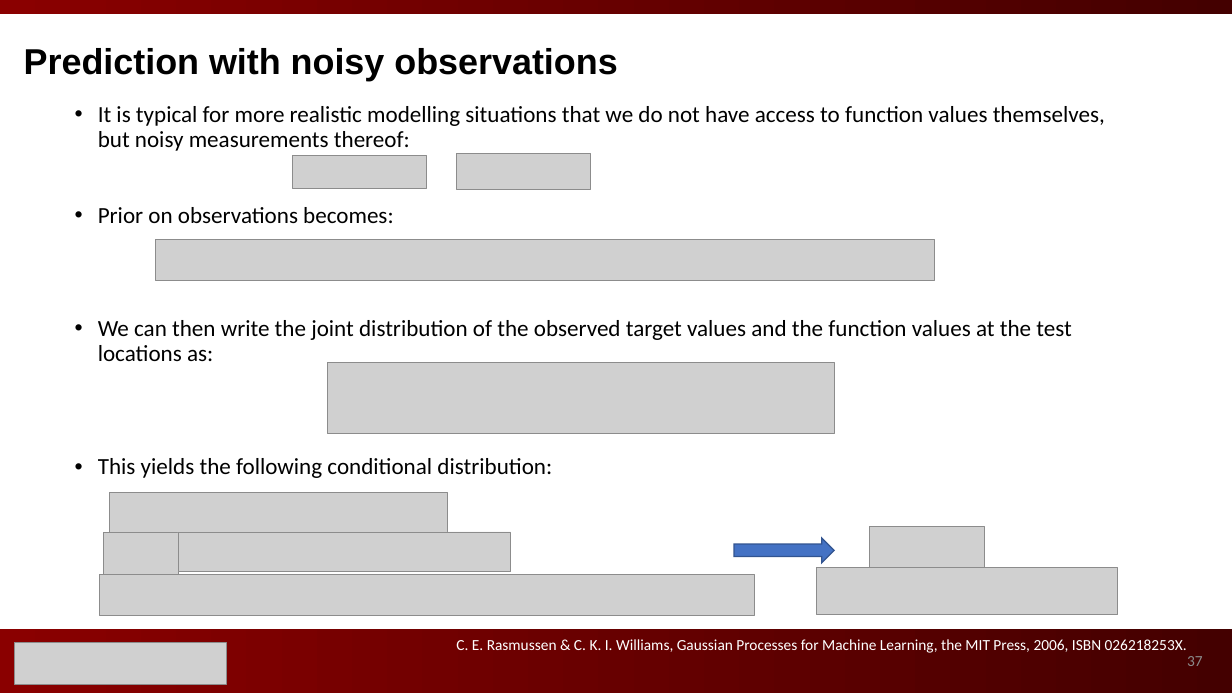
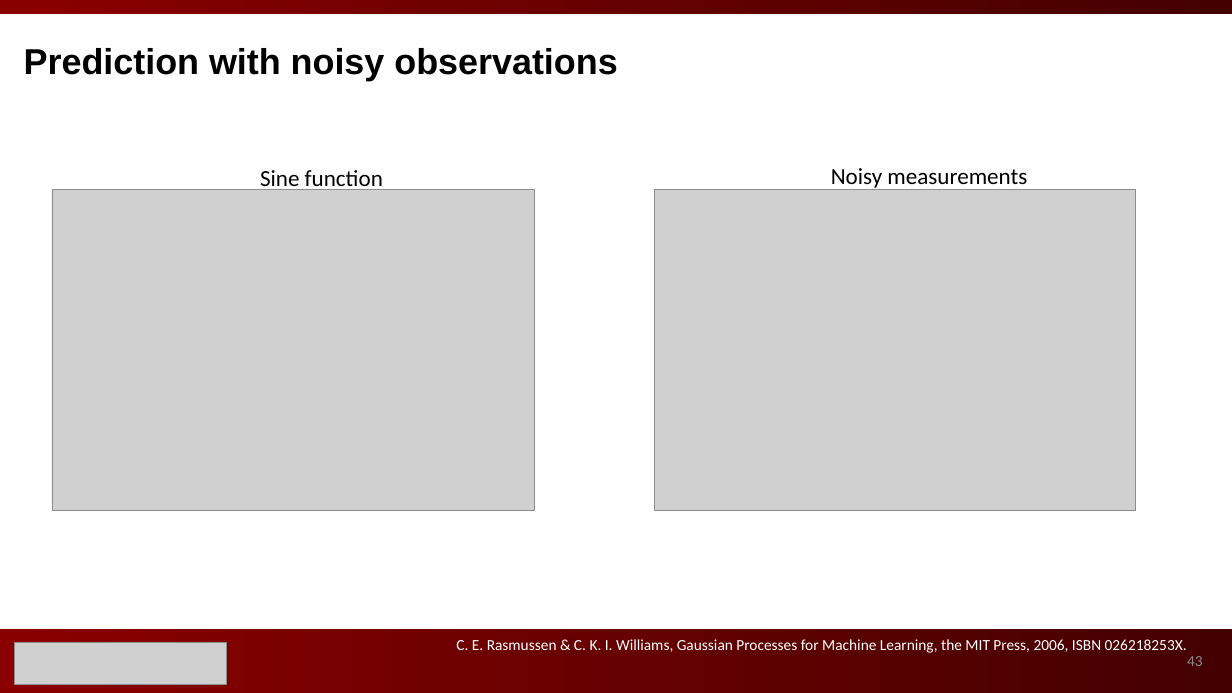
Before and after one commit to ks8/machine-learning-for-structure, a slide deck: slide 43 of Gaussian Processes for Machine Learning 3.pptx (slide 37 before the commit). Drawn at 1232x693 pixels with LibreOffice and Linux fonts; fonts in the diff are those of the drawing; grey boxes stand for pictures. Boxes give left, top, right and bottom in pixels: in the first picture for what was removed or moved away, otherwise in the second. Text is boxed around its words. In the diff, an @@ line names an element or a change of style, - is before the commit and + after.

```diff
--- a/Gaussian Processes for Machine Learning 3.pptx
+++ b/Gaussian Processes for Machine Learning 3.pptx
@@ text removed at [98,106,1105,478] @@
-• It is typical for more realistic modelling situations that we do not have access to function values themselves, but noisy measurements thereof:
-• Prior on observations becomes:
-• We can then write the joint distribution of the observed target values and the function values at the test locations as:
-• This yields the following conditional distribution:
@@ text added at [260,170,383,193], 18 pt, text #000000 @@
+Sine function
@@ picture removed at [293,155,427,189] @@
@@ picture removed at [457,153,591,189] @@
@@ text added at [831,168,1027,191], 18 pt, text #000000 @@
+Noisy measurements
@@ picture added at [52,189,534,510] @@
@@ picture added at [654,189,1136,510] @@
@@ picture removed at [156,239,935,281] @@
@@ picture removed at [327,362,835,433] @@
@@ picture removed at [109,493,447,538] @@
@@ picture removed at [104,532,177,578] @@
@@ picture removed at [178,532,511,572] @@
@@ right arrow removed at [734,538,834,563] @@
@@ picture removed at [870,527,985,574] @@
@@ picture removed at [817,567,1118,615] @@
@@ picture removed at [99,574,754,616] @@
@@ page number at [1187,656,1203,666]: text changed @@
-37
+43
```
Also in this commit, not shown: 7 other slides changed, 10 slides added, 16 slides removed, 2 other files.
